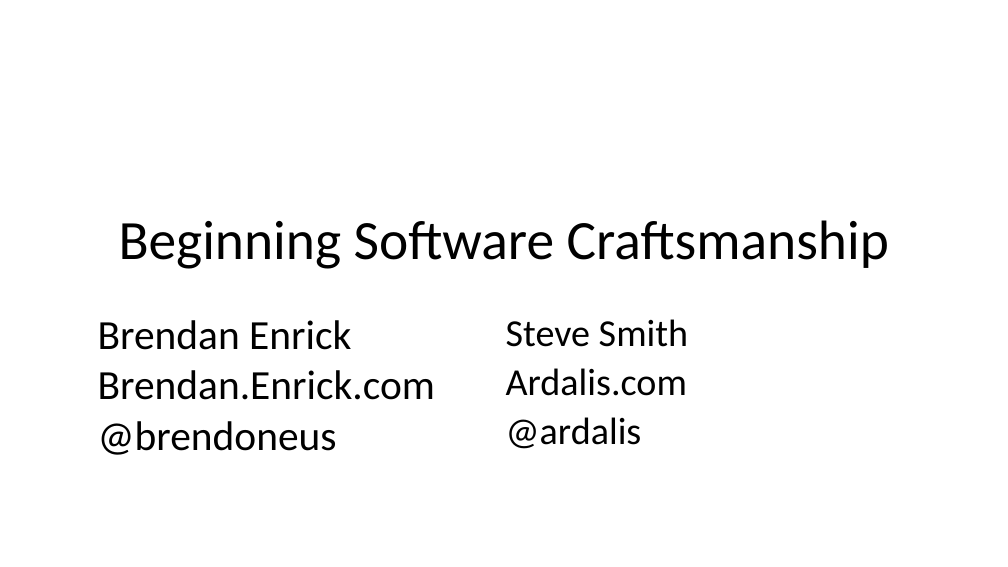
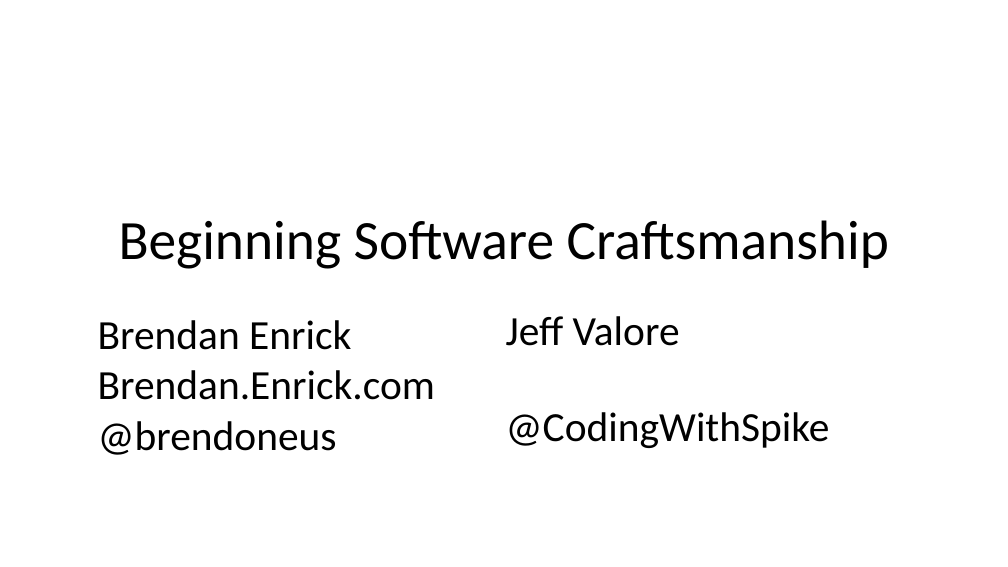
Before and after one commit to HudsonSC/CodeMash-2015-Precompiler-Workshop, a slide deck: slide 1 of 00-Software Craftsmanship.pptx. Drawn at 1008x567 pixels with LibreOffice and Linux fonts; fonts in the diff are those of the drawing; background and template pictures are left out. Boxes give left, top, right and bottom in pixels: in the first picture for what was removed or moved away, otherwise in the second. Text is boxed around its words. In the diff, an @@ line names an element or a change of style, - is before the commit and + after.

```diff
--- a/00-Software Craftsmanship.pptx
+++ b/00-Software Craftsmanship.pptx
@@ text at box(506, 316, 830, 448): text changed; size 27.2 to 29.6 pt @@
-Steve Smith
-Ardalis.com
-@ardalis
+Jeff Valore
+@CodingWithSpike
```
